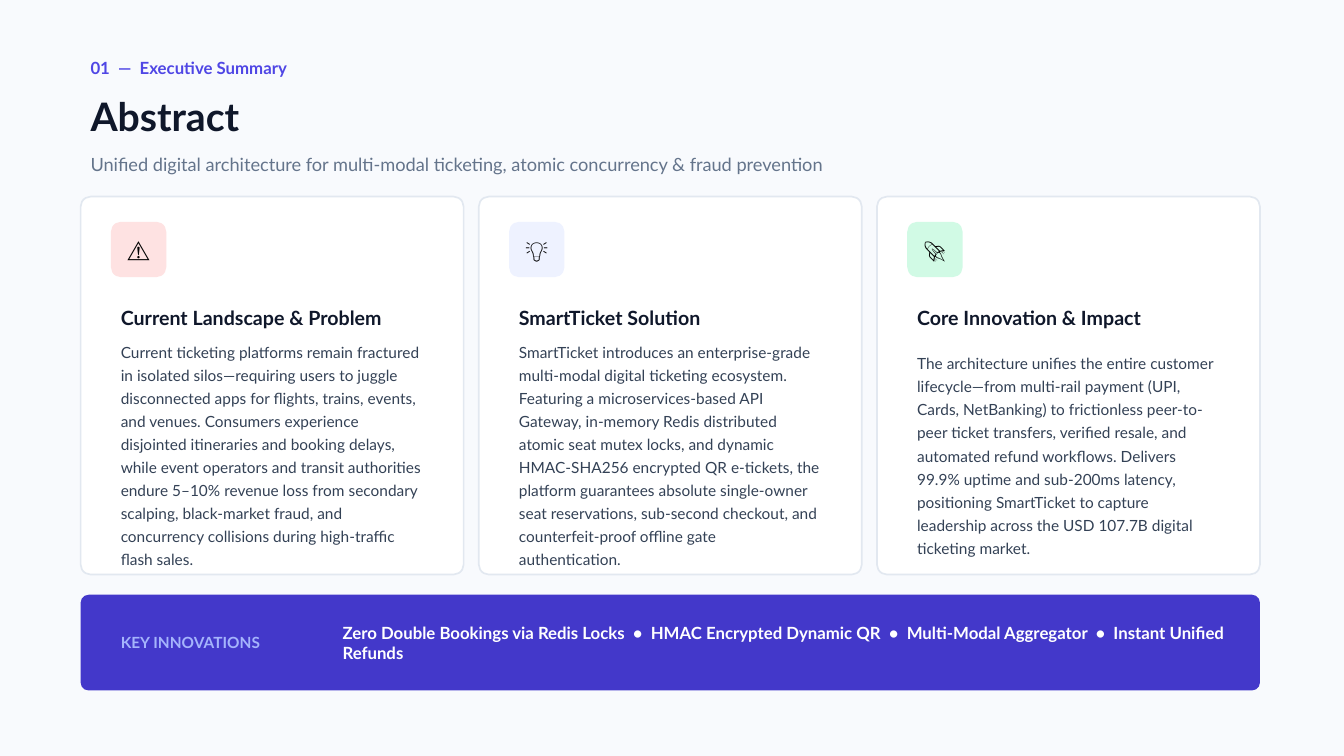
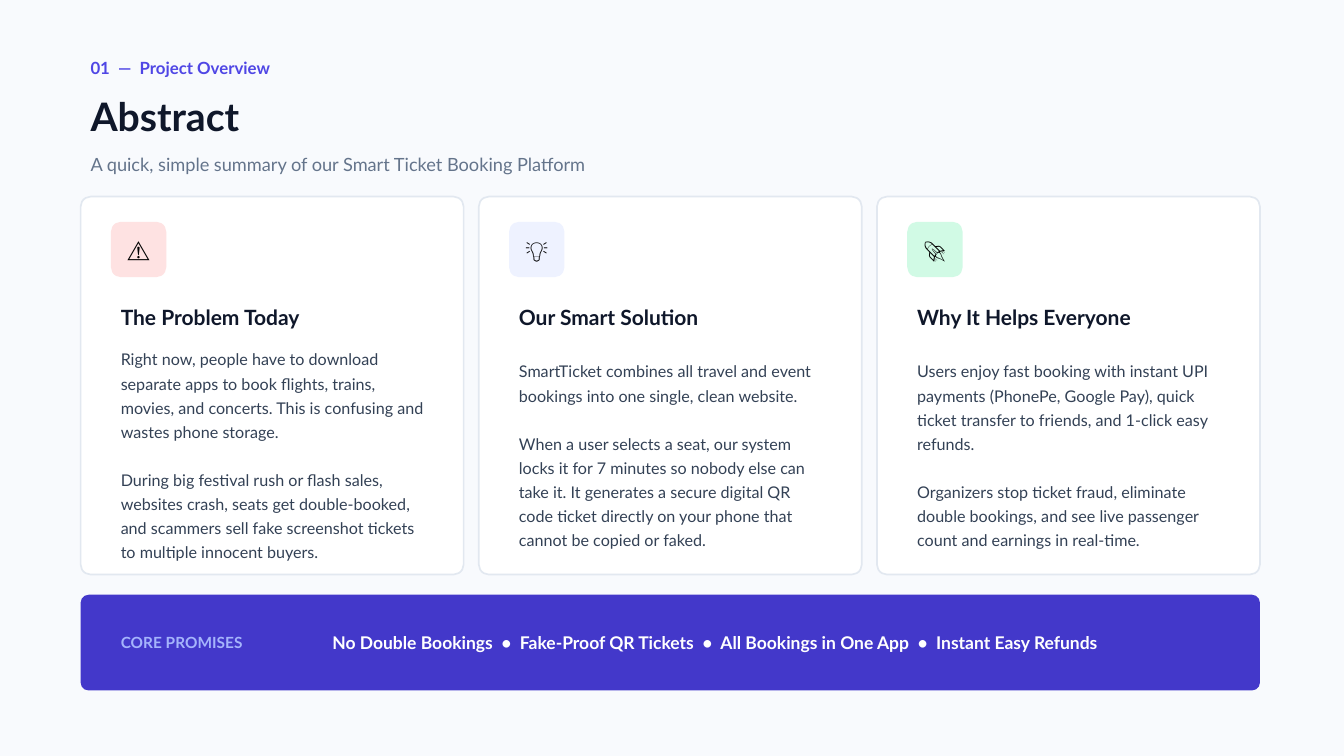
Before and after one commit to gudurusaichaitanya-eng/travelease-react, a slide deck: slide 3 of Smart_Ticket_Booking_Platform.pptx. Drawn at 1344x756 pixels with LibreOffice and Linux fonts; fonts in the diff are those of the drawing. Boxes give left, top, right and bottom in pixels: in the first picture for what was removed or moved away, otherwise in the second. Text is boxed around its words. In the diff, an @@ line names an element or a change of style, - is before the commit and + after.

Commit message:
Simplify all slide text and abstract into clear, plain English for easy presentation

```diff
--- a/Smart_Ticket_Booking_Platform.pptx
+++ b/Smart_Ticket_Booking_Platform.pptx
@@ text at [91,61,270,77]: text changed @@
-01 — Executive Summary
+01 — Project Overview
@@ text at [91,157,585,175]: text changed @@
-Unified digital architecture for multi-modal ticketing, atomic concurrency & fraud prevention
+A quick, simple summary of our Smart Ticket Booking Platform
@@ text at [121,309,299,329]: text changed; size 14 to 15 pt @@
-Current Landscape & Problem
+The Problem Today
@@ text at [519,309,698,325]: text changed; size 14 to 15 pt @@
-SmartTicket Solution
+Our Smart Solution
@@ text at [917,309,1130,329]: text changed; size 14 to 15 pt @@
-Core Innovation & Impact
+Why It Helps Everyone
@@ text at [121,353,423,561]: text changed; size 11 to 11.5 pt @@
-Current ticketing platforms remain fractured in isolated silos—requiring users to juggle disconnected apps for flights, trains, events, and venues. Consumers experience disjointed itineraries and booking delays, while event operators and transit authorities endure 5–10% revenue loss from secondary scalping, black-market fraud, and concurrency collisions during high-traffic flash sales.
+Right now, people have to download separate apps to book flights, trains, movies, and concerts. This is confusing and wastes phone storage.
+During big festival rush or flash sales, websites crash, seats get double-booked, and scammers sell fake screenshot tickets to multiple innocent buyers.
@@ text at [519,365,811,549]: text changed; size 11 to 11.5 pt @@
-SmartTicket introduces an enterprise-grade multi-modal digital ticketing ecosystem. Featuring a microservices-based API Gateway, in-memory Redis distributed atomic seat mutex locks, and dynamic HMAC-SHA256 encrypted QR e-tickets, the platform guarantees absolute single-owner seat reservations, sub-second checkout, and counterfeit-proof offline gate authentication.
+SmartTicket combines all travel and event bookings into one single, clean website.
+When a user selects a seat, our system locks it for 7 minutes so nobody else can take it. It generates a secure digital QR code ticket directly on your phone that cannot be copied or faked.
@@ text at [917,365,1208,549]: text changed; size 11 to 11.5 pt @@
-The architecture unifies the entire customer lifecycle—from multi-rail payment (UPI, Cards, NetBanking) to frictionless peer-to-peer ticket transfers, verified resale, and automated refund workflows. Delivers 99.9% uptime and sub-200ms latency, positioning SmartTicket to capture leadership across the USD 107.7B digital ticketing market.
+Users enjoy fast booking with instant UPI payments (PhonePe, Google Pay), quick ticket transfer to friends, and 1-click easy refunds.
+Organizers stop ticket fraud, eliminate double bookings, and see live passenger count and earnings in real-time.
@@ text at [121,637,243,648]: text changed @@
-KEY INNOVATIONS
+CORE PROMISES
@@ text at [332,636,1097,652]: text changed; size 12 to 12.5 pt @@
-Zero Double Bookings via Redis Locks • HMAC Encrypted Dynamic QR • Multi-Modal Aggregator • Instant Unified Refunds
+No Double Bookings • Fake-Proof QR Tickets • All Bookings in One App • Instant Easy Refunds
```
Also in this commit, not shown: 10 other slides changed, 1 slide added, 1 slide removed, 1 other file.
